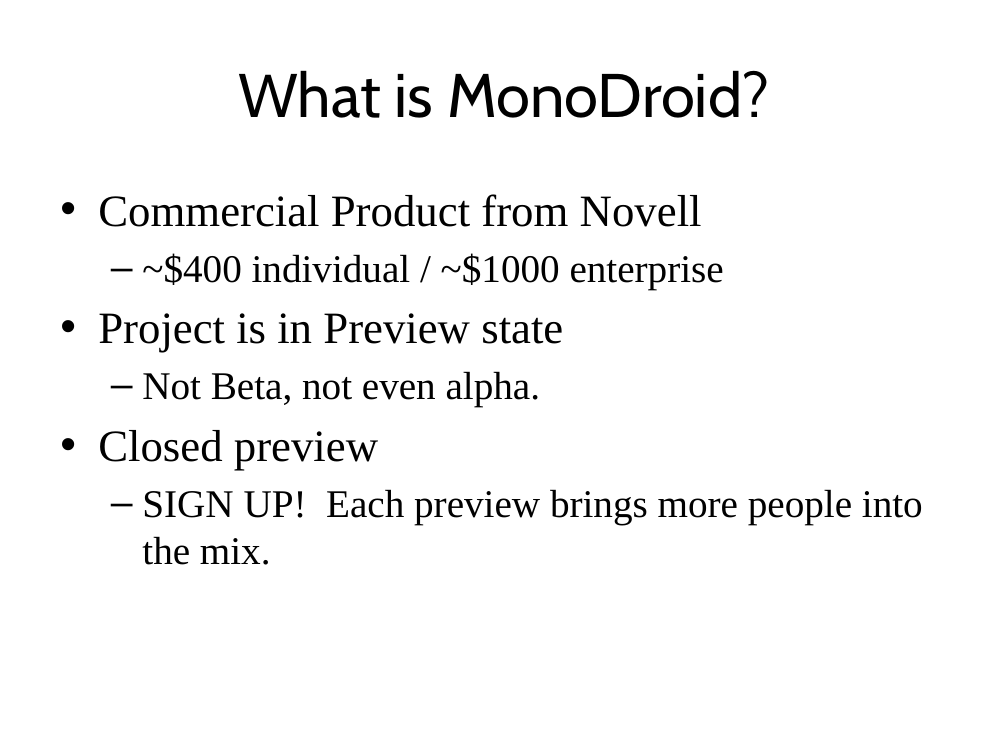
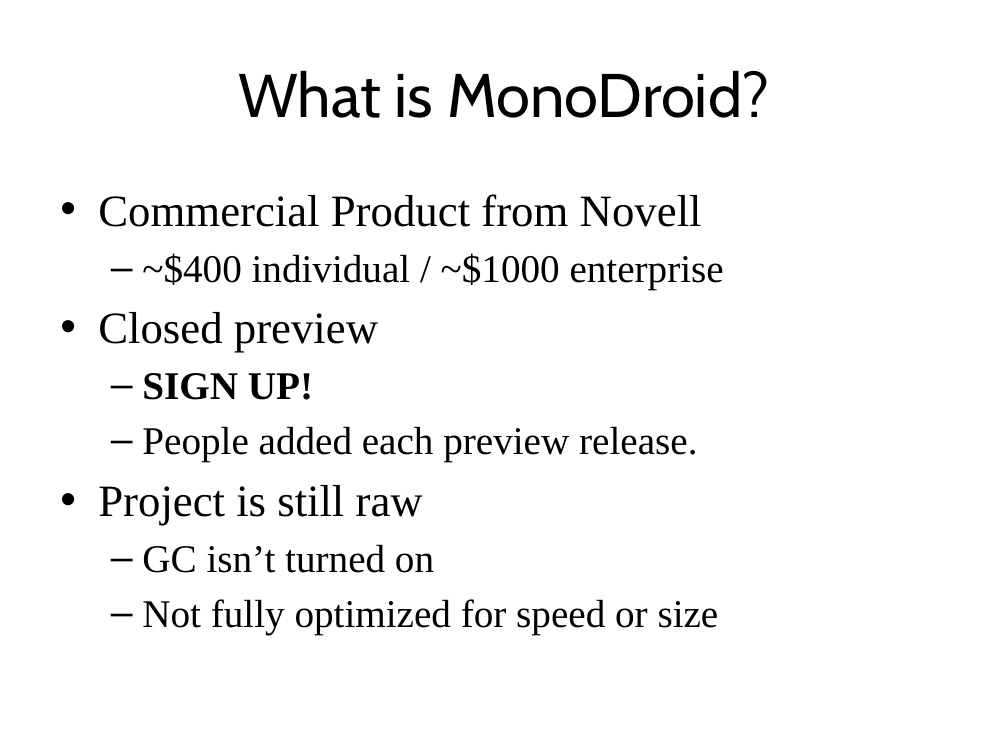
Before and after one commit to kevinmcmahon/MonoDroid101, a slide deck: slide 10 of slides/Monodroid101.pptx (slide 12 before the commit). Drawn at 1008x756 pixels with LibreOffice and Linux fonts; fonts in the diff are those of the drawing; background and template pictures are left out. Boxes give left, top, right and bottom in pixels: in the first picture for what was removed or moved away, otherwise in the second. Text is boxed around its words. In the diff, an @@ line names an element or a change of style, - is before the commit and + after.

```diff
--- a/slides/Monodroid101.pptx
+++ b/slides/Monodroid101.pptx
@@ text at (x1=98, y1=313, x2=563, y2=407): paragraphs removed @@
-• Project is in Preview state
-  – Not Beta, not even alpha.
@@ text at (x1=98, y1=373, x2=719, y2=635): text changed @@
-  – SIGN UP! Each preview brings more people into the mix.
+  – SIGN UP!
+  – People added each preview release.
+• Project is still raw
+  – GC isn’t turned on
+  – Not fully optimized for speed or size
```
Also in this commit, not shown: 7 other slides changed, 2 slides removed, 1 other file.
